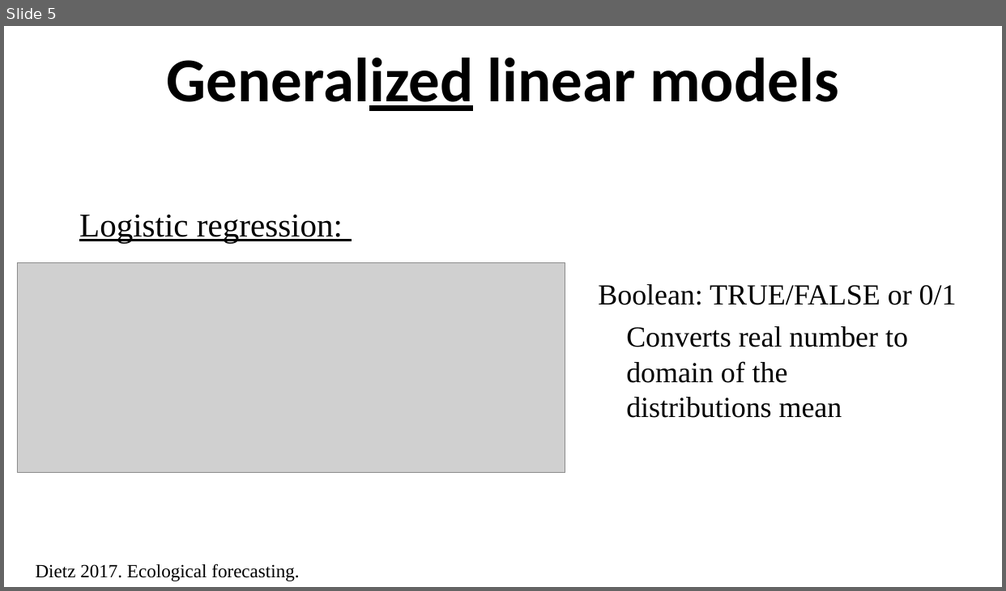
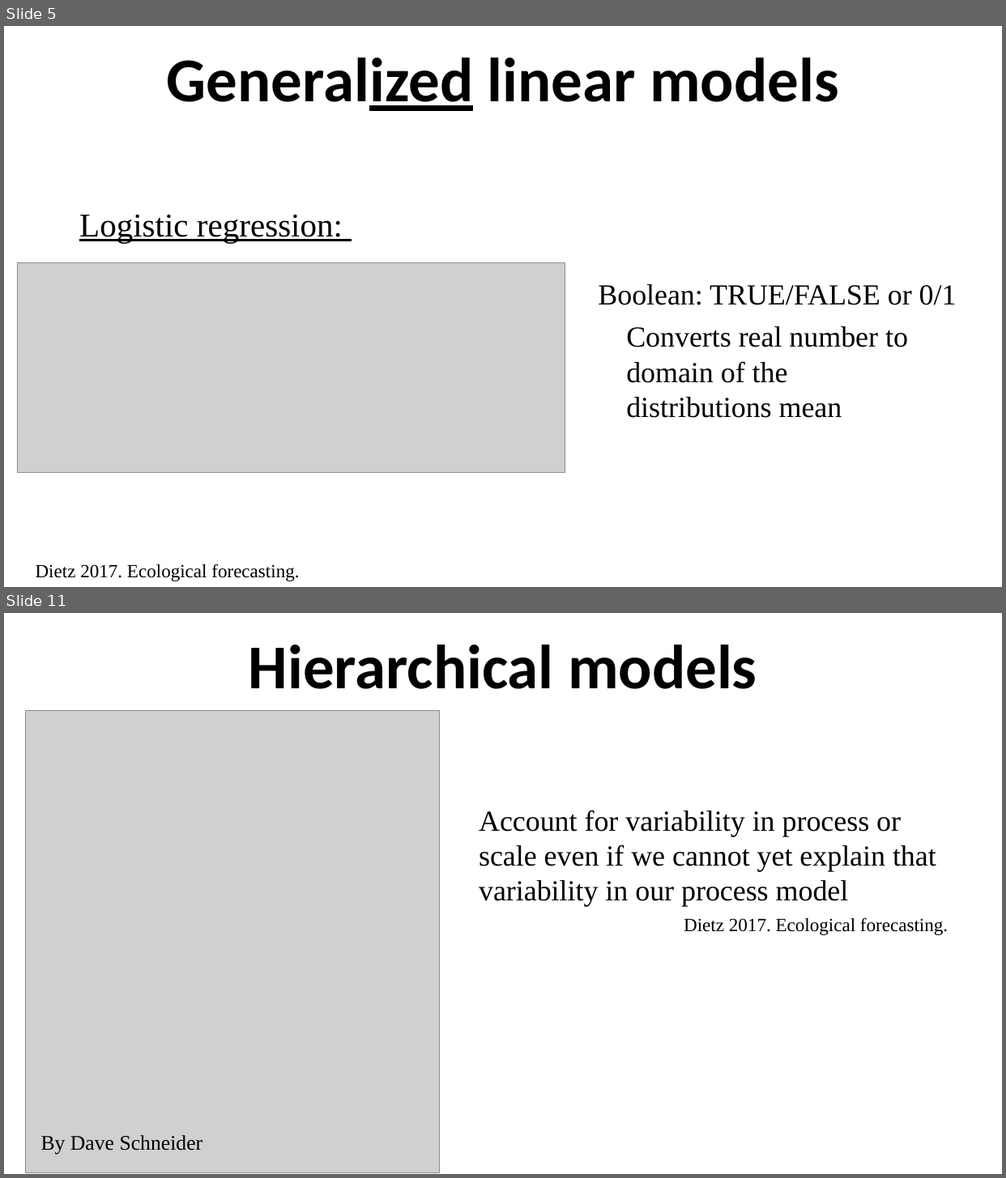
Before and after one commit to ahurford/aarms-summer-school, a slide deck: amy-lectures/Characterizing_Uncertainty.pptx. Shown one above the other, each under a label of ours: slide 5 before the commit, slides 5 and 11 after it; the slides between them are not shown. The pictures are 1006x591 and 1006x1178 pixels, drawn with LibreOffice and Linux fonts; fonts in the diff are those of the drawing; grey boxes stand for pictures. Boxes give left, top, right and bottom in pixels: in the first picture for what was removed or moved away, otherwise in the second. Text is boxed around its words. In the diff, an @@ line names an element or a change of style, - is before the commit and + after.

```diff
--- a/amy-lectures/Characterizing_Uncertainty.pptx
+++ b/amy-lectures/Characterizing_Uncertainty.pptx
@@ slide 11 added at [4,613,1002,1174], background #FFFFFF @@
@@ title added at [249,645,756,689], 60 pt, text #000000, bold @@
+Hierarchical models
@@ picture added at [26,710,440,1173] @@
@@ text added at [479,810,936,907], 28 pt, text #000000 @@
+Account for variability in process or scale even if we cannot yet explain that variability in our process model
@@ text added at [684,918,948,935], 18 pt, text #000000 @@
+Dietz 2017. Ecological forecasting.
@@ text added at [41,1135,203,1155], 20 pt, text #000000 @@
+By Dave Schneider
```
Also in this commit, not shown: 5 slides changed, 3 other slides added, 1 other file.
